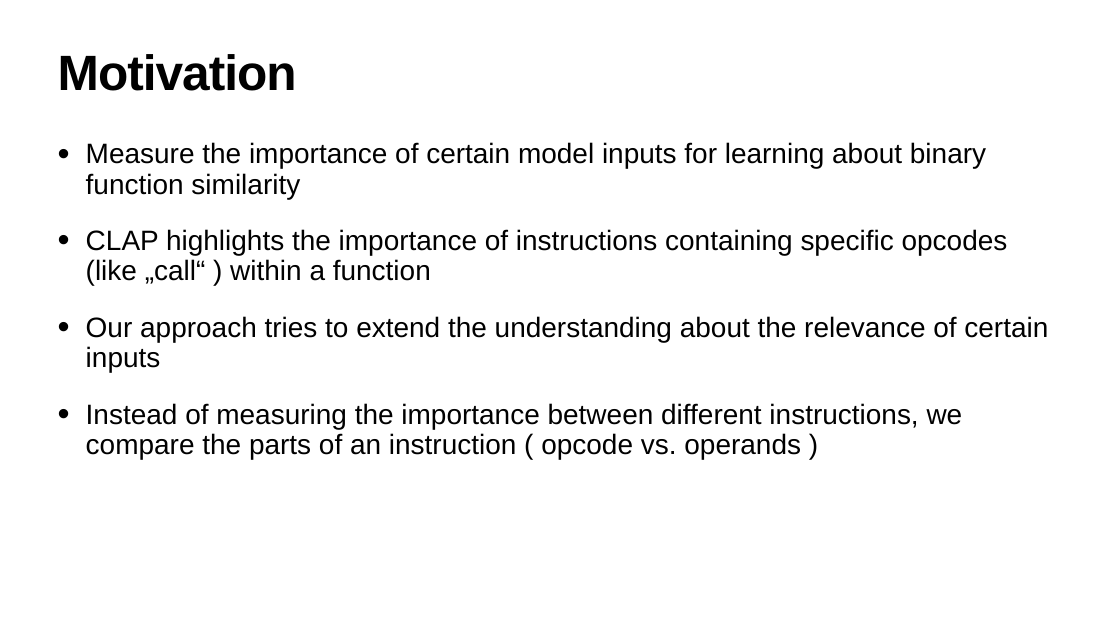
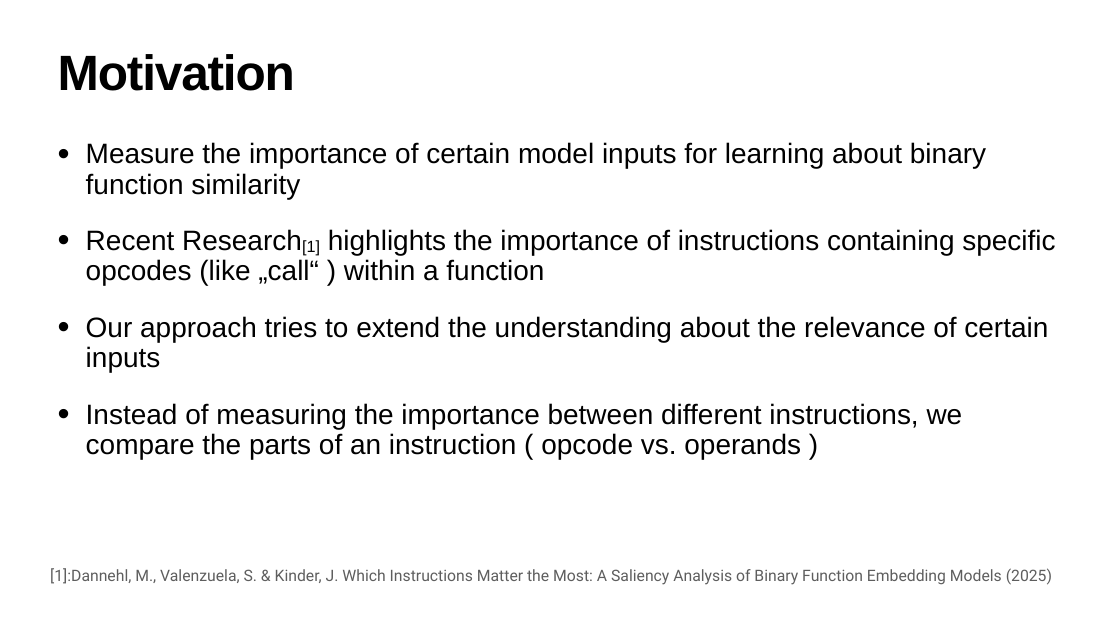
Before and after one commit to julig3ccd/BinAI, a slide deck: slide 2 of presentation/final_presentation.pptx. Drawn at 1120x630 pixels with LibreOffice and Linux fonts; fonts in the diff are those of the drawing. Boxes give left, top, right and bottom in pixels: in the first picture for what was removed or moved away, otherwise in the second. Text is boxed around its words. In the diff, an @@ line names an element or a change of style, - is before the commit and + after.

```diff
--- a/presentation/final_presentation.pptx
+++ b/presentation/final_presentation.pptx
@@ title "Motivation" at bbox=[58, 54, 295, 91]: letter spacing -1.7 to -2 pt @@
@@ text at bbox=[86, 229, 1055, 286]: text changed @@
-• CLAP highlights the importance of instructions containing specific opcodes (like „call“ ) within a function
+• Recent Research[1] highlights the importance of instructions containing specific opcodes (like „call“ ) within a function
@@ text added at bbox=[50, 568, 1052, 585], 27 pt, text #5E5E5E @@
+[1]:Dannehl, M., Valenzuela, S. & Kinder, J. Which Instructions Matter the Most: A Saliency Analysis of Binary Function Embedding Models (2025)
```
Also in this commit, not shown: 8 other slides changed.
